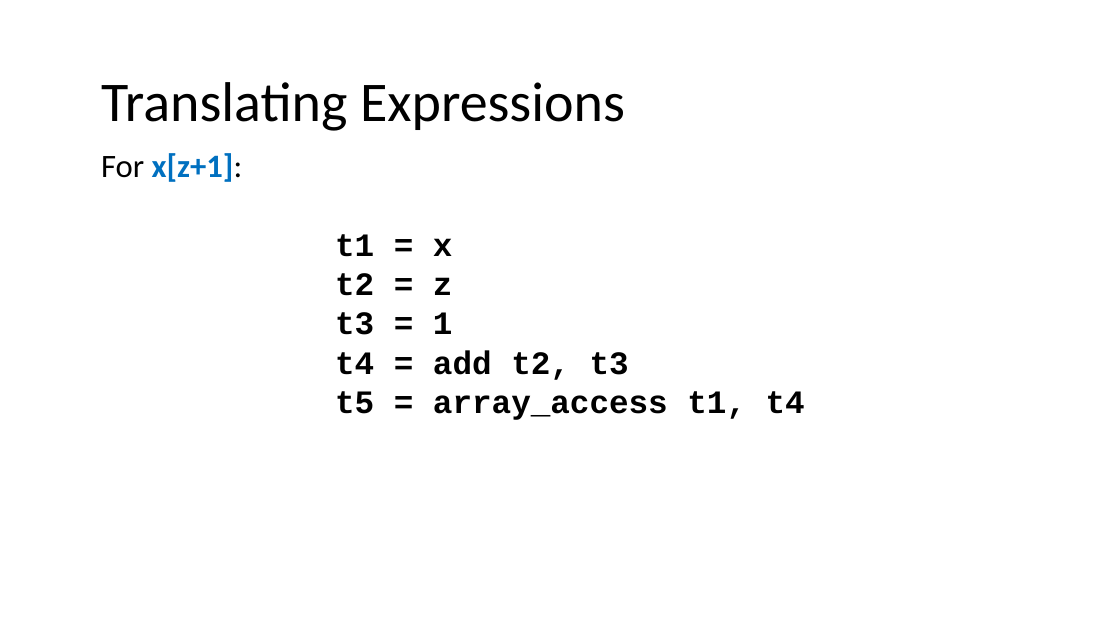
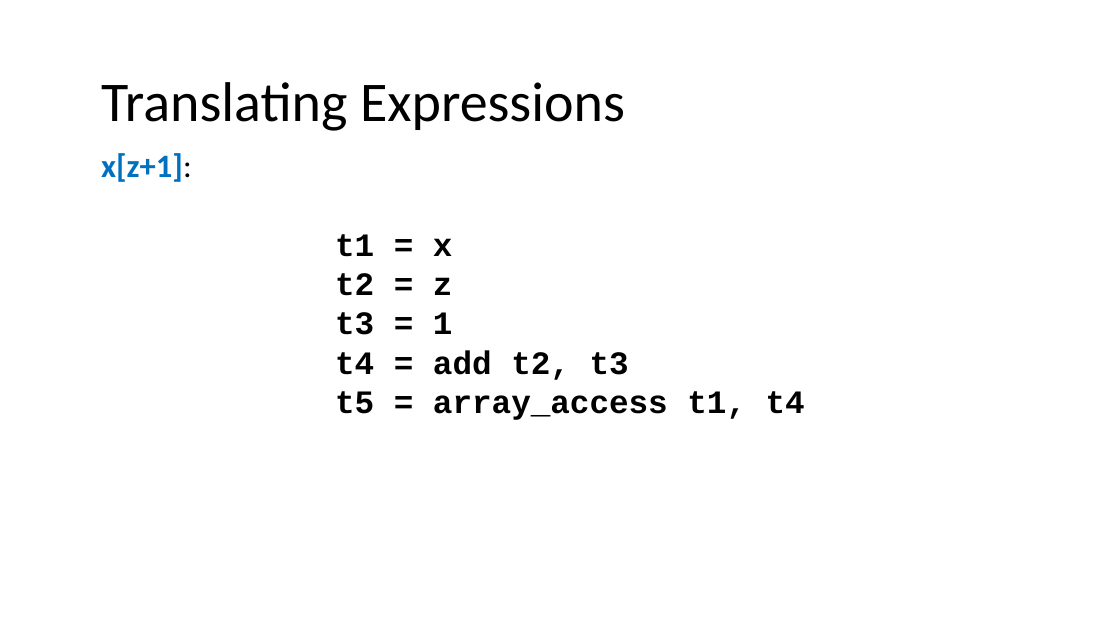
Before and after one commit to nivshani/compilation, a slide deck: slide 32 of slides/IR.pptx. Drawn at 1120x630 pixels with LibreOffice and Linux fonts; fonts in the diff are those of the drawing. Boxes give left, top, right and bottom in pixels: in the first picture for what was removed or moved away, otherwise in the second. Text is boxed around its words. In the diff, an @@ line names an element or a change of style, - is before the commit and + after.

```diff
--- a/slides/IR.pptx
+++ b/slides/IR.pptx
@@ text at [101,153,192,182]: text changed @@
-For x[z+1]:
+x[z+1]:
```
Also in this commit, not shown: 21 other slides changed, 1 other file.
